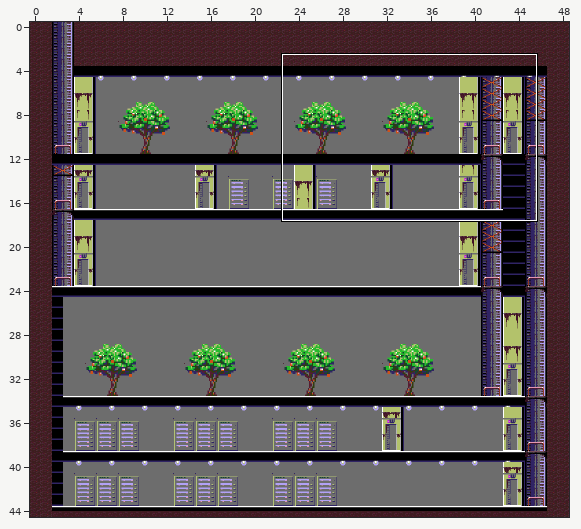
An edit to a level. Tiled map, resources/maps/level1.tmx. Above: a wide view before the commit, with the close-up outlined.
Close-up. First the earlier version:
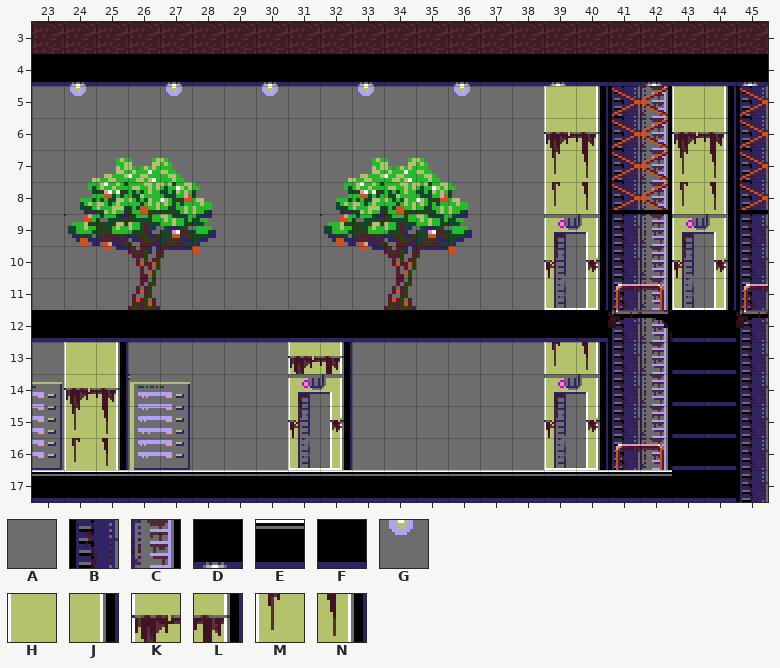
Cells are 16x16 px. Shown: x 23..45, y 3..17. The commit also changed other parts of the map, which this record leaves out. Tiles whose own drawing changed are shown in their newer look in all pictures.
Key: from "level0": A 1, B 8, C 9, D 17, E 18, F 19, G 32, H 84, J 85, K 100, L 101, M 116, N 117.
_ is an empty cell, # one hidden under a higher layer.
Layers that did not change in this view are not listed.
Layer "Background 1" before, first column x 23:
 3 #######################
 4 FDFFDFFDFFDFFDFFDFFDFFD
 5 AGAAGAAGAAGAAGAAHJBCHJB
 6 AAAAAAAAAAAAAAAAKLBCKLB
 7 AAAAAAAAAAAAAAAAMNBCMNB
 8 AA###AAAAA###AAAMNBCMNB
 9 AAAAAAAAAAAAAAAAAABCAAB
10 AAAAAAAAAAAAAAAAAABCAAB
11 AAAAAAAAAAAAAAAAAABCAAB
12 FFFFFFFFFFFFFFFFFFBCFFB
13 A##AAAAAKLAAAAAAMNBCFFB
14 #####AAAAAAAAAAAAABCFFB
15 #####AAAAAAAAAAAAABCFFB
16 #####AAAAAAAAAAAAABCFFB
17 EEEEEEEEEEEEEEEEEEEEFFB
After the commit:
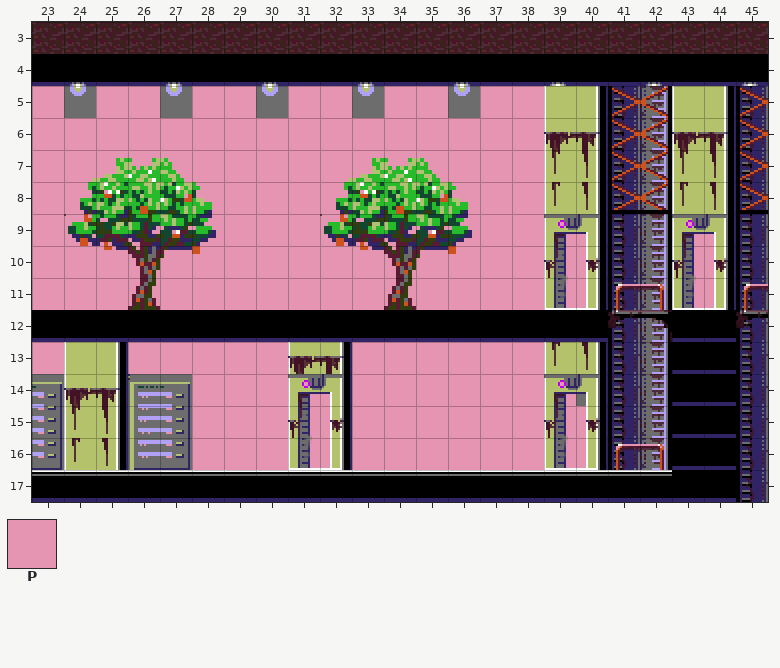
Further tiles: from "level0": P 0.
Change:
Changed rows in their new state; . is an unchanged cell.
Layer "Background 1":
first column x 23:
 5 P.PP.PP.PP.PP.PP......
 6 PPPPPPPPPPPPPPPP......
 7 PPPPPPPPPPPPPPPP......
 8 PP...PPPPP...PPP......
 9 PPPPPPPPPPPPPPPPPP..PP
10 PPPPPPPPPPPPPPPPPP..PP
11 PPPPPPPPPPPPPPPPPP..PP
13 P..PPPPP..PPPPPP......
14 .....PPPPPPPPPPPP.....
15 .....PPPPPPPPPPPPP....
16 .....PPPPPPPPPPPPP....
Changed places in both close-ups, as pixel boxes (x1, y1, x2, y2):
changed: (32, 86, 586, 310)
changed: (694, 234, 714, 308)
changed: (32, 342, 64, 374)
changed: (128, 342, 586, 470)
